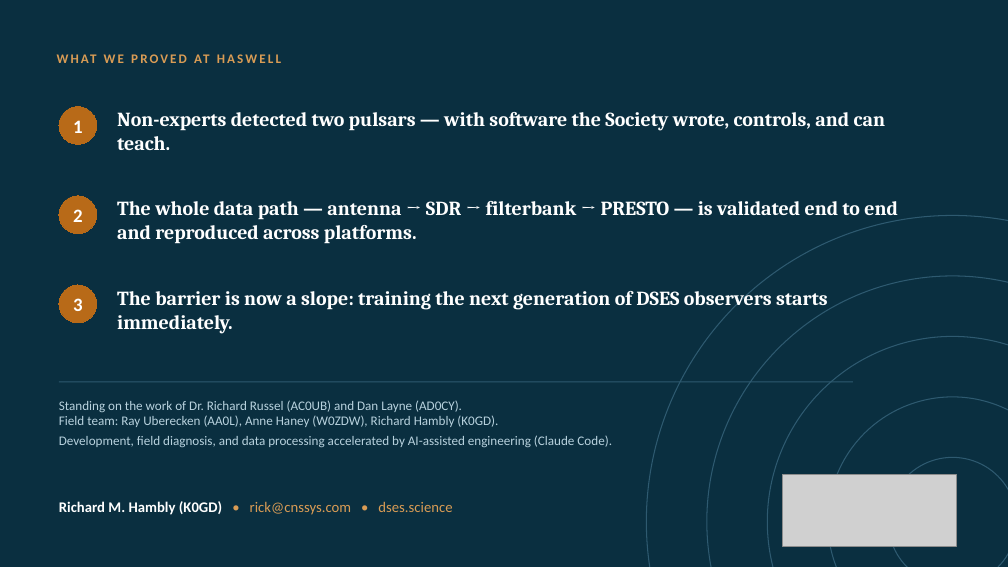
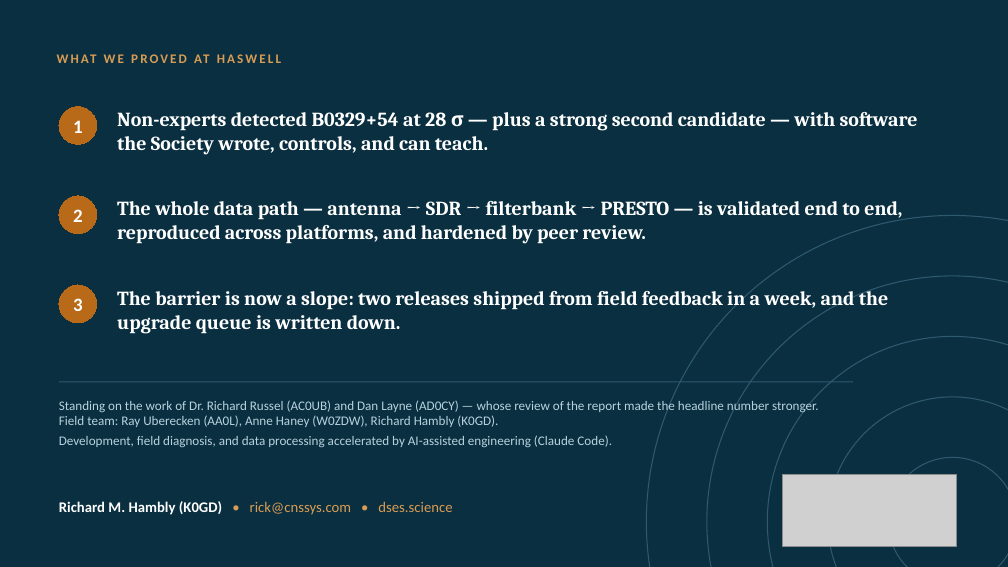
Before and after one commit to K0GD/dses-workbench, a slide deck: slide 16 of reports/sara-2026/Lowering_the_Barrier_to_Radio_Astronomy_SARA_2026.pptx (slide 14 before the commit). Drawn at 1008x567 pixels with LibreOffice and Linux fonts; fonts in the diff are those of the drawing; grey boxes stand for pictures. Boxes give left, top, right and bottom in pixels: in the first picture for what was removed or moved away, otherwise in the second. Text is boxed around its words. In the diff, an @@ line names an element or a change of style, - is before the commit and + after.

```diff
--- a/reports/sara-2026/Lowering_the_Barrier_to_Radio_Astronomy_SARA_2026.pptx
+++ b/reports/sara-2026/Lowering_the_Barrier_to_Radio_Astronomy_SARA_2026.pptx
@@ text at (117,112,918,155): text changed @@
-Non-experts detected two pulsars — with software the Society wrote, controls, and can teach.
+Non-experts detected B0329+54 at 28 σ — plus a strong second candidate — with software the Society wrote, controls, and can teach.
@@ text at (117,201,902,244): text changed @@
-The whole data path — antenna → SDR → filterbank → PRESTO — is validated end to end and reproduced across platforms.
+The whole data path — antenna → SDR → filterbank → PRESTO — is validated end to end, reproduced across platforms, and hardened by peer review.
@@ text at (117,286,888,334): text changed @@
-The barrier is now a slope: training the next generation of DSES observers starts immediately.
+The barrier is now a slope: two releases shipped from field feedback in a week, and the upgrade queue is written down.
@@ text at (59,399,819,447): text changed @@
-Standing on the work of Dr. Richard Russel (AC0UB) and Dan Layne (AD0CY).
-Field team: Ray Uberecken (AA0L), Anne Haney (W0ZDW), Richard Hambly (K0GD).
-Development, field diagnosis, and data processing accelerated by AI-assisted engineering (Claude Code).
+Standing on the work of Dr. Richard Russel (AC0UB) and Dan Layne (AD0CY) — whose review of the report made the headline number stronger.
+Field team: Ray Uberecken (AA0L), Anne Haney (W0ZDW), Richard Hambly (K0GD).
+Development, field diagnosis, and data processing accelerated by AI-assisted engineering (Claude Code).
```
Also in this commit, not shown: 7 other slides changed, 3 slides added, 1 slide removed, 3 other files.
